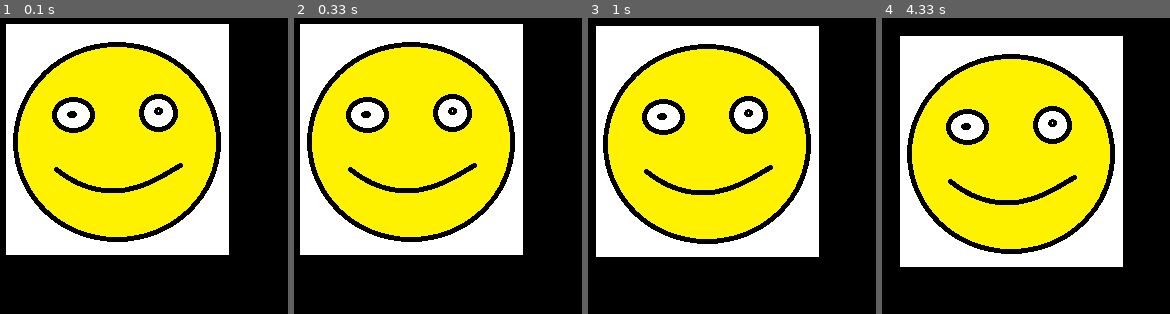
Above: before the commit, frames 1-4 (left to right).
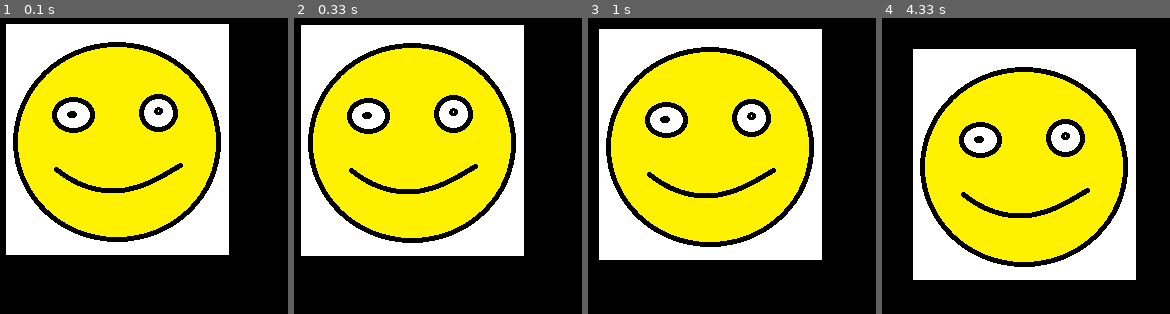
Above: after the commit, the same moments.

Repository: ndurante90/pygame-smiley
Game: pygame game, started from game.py
The game is run twice, just before and just after one commit, with the same random seed, the same clock (stepped at 60 frames per second) and the same inputs.
Inputs:
- Up to frame 1 (0.1 s): no input
- Up to frame 2 (0.33 s): no input
- Up to frame 3 (1 s): no input
- Up to frame 4 (4.33 s): no input

Frame 1 is identical in both runs. In frame 2, 3.2% of the frame differs, in the area x 2-80%, y 2-81%; in frame 3, 9.6%; in frame 4, 30%, in the area x 6-89%, y 6-89%.

Commit message:
add movement component gitignore

Diff:
--- a/engine/actor.py
+++ b/engine/actor.py
@@ -2,9 +2,9 @@
     def __init__(self):
         self.components = []
 
-    def load(self, window):
+    def load(self):
         for a in self.components:
-            a.load(window)
+            a.load()
 
     def update(self):
         for a in self.components:
--- a/engine/component.py
+++ b/engine/component.py
@@ -1,7 +1,7 @@
 class Component:
     def __init__(self): pass
 
-    def load(self, window): pass
+    def load(self): pass
 
     def update(self): pass
 
--- /dev/null
+++ b/engine/movementcomponent.py
@@ -0,0 +1,29 @@
+from .component import Component
+
+
+class MovementComponent(Component):
+    def __init__(self, speed, windowBoundingRect, imageBoundingRect):
+        self.vx = speed
+        self.vy = speed
+        self.windowBoundingRect = windowBoundingRect
+        self.imageBoundingRect = imageBoundingRect
+        self.xCoordinate = windowBoundingRect.centerx - (imageBoundingRect.width / 2)
+        self.yCoordinate = windowBoundingRect.centery - (imageBoundingRect.height/2)
+
+    def load(self):
+       return
+
+    def update(self):
+        self.xCoordinate += self.vx
+        self.yCoordinate += self.vy
+
+        # bounce on the x axis
+        if self.xCoordinate < 0 or (self.xCoordinate+self.imageBoundingRect.width) > self.windowBoundingRect.width:
+           self.vx = -self.vx
+
+        # bounce on the y axis
+        if self.yCoordinate < 0 or (self.yCoordinate + self.imageBoundingRect.height) > self.windowBoundingRect.height:
+           self.vy = -self.vy
+
+    def render(self, window):
+        return
--- a/engine/scene.py
+++ b/engine/scene.py
@@ -2,9 +2,9 @@
     def __init__(self):
         self.actors = []
 
-    def load(self, window):
+    def load(self):
         for a in self.actors:
-            a.load(window)
+            a.load()
 
     def update(self):
         for a in self.actors:
--- a/engine/staticspritecomponent.py
+++ b/engine/staticspritecomponent.py
@@ -1,34 +1,32 @@
 from fileinput import filename
 from ctypes.wintypes import RGB
+
+from engine.movementcomponent import MovementComponent
 from .component import Component
 import pygame
 
 class StaticSpriteComponent(Component):
-    def __init__(self, filename):
+    def __init__(self, window, filename):
         self.image = pygame.image.load(filename)
+        self.movement = None
+        self.boundingRect = window.get_rect()
 
-    def load(self, window):
-        self.xCoordinate = window.get_rect().centerx - (self.image.get_rect().width / 2)
-        self.yCoordinate = window.get_rect().centery - (self.image.get_rect().height/2)
-        self.vx = 0.05
-        self.vy = 0.05
-        self.windowWidth = window.get_rect().width
-        self.windowHeight = window.get_rect().height
+    def load(self):
+        self.xCoordinate = self.boundingRect.centerx - (self.image.get_rect().width / 2)
+        self.yCoordinate = self.boundingRect.centery - (self.image.get_rect().height/2)
 
     def update(self):
-        self.xCoordinate += self.vx
-        self.yCoordinate += self.vy
-
-        # bounce on the x axis
-        if self.xCoordinate < 0 or (self.xCoordinate+self.image.get_width()) > self.windowWidth:
-           self.vx = -self.vx
-
-        # bounce on the y axis
-        if self.yCoordinate < 0 or (self.yCoordinate + self.image.get_height()) > self.windowHeight:
-           self.vy = -self.vy
+        if(self.movement is not None):
+           self.movement.update()
+           self.xCoordinate = self.movement.xCoordinate
+           self.yCoordinate = self.movement.yCoordinate
 
     def render(self, window):
         BLACK = RGB(0,0,0)
         window.fill(BLACK)
         window.blit(self.image, (self.xCoordinate, self.yCoordinate))
         pygame.display.update()
+
+    #method that adds movement to image
+    def addMovement(self, speed):
+        self.movement = MovementComponent(speed, self.boundingRect, self.image.get_rect())
--- a/game.py
+++ b/game.py
@@ -2,6 +2,7 @@
 from engine.actor import Actor
 from engine.scene import Scene
 from engine.staticspritecomponent import StaticSpriteComponent
+from engine.movementcomponent import MovementComponent
 
 #Initialize the display module
 pygame.init()
@@ -14,10 +15,12 @@
 scene = Scene()
 actor = Actor()
 
-smiley = StaticSpriteComponent("smile.png")
+
+smiley = StaticSpriteComponent(window, "smile.png")
+smiley.addMovement(0.10)
 actor.components.append(smiley)
 scene.actors.append(actor)
-scene.load(window)
+scene.load()
 
 
 quit = False
Not shown, added: .gitignore
